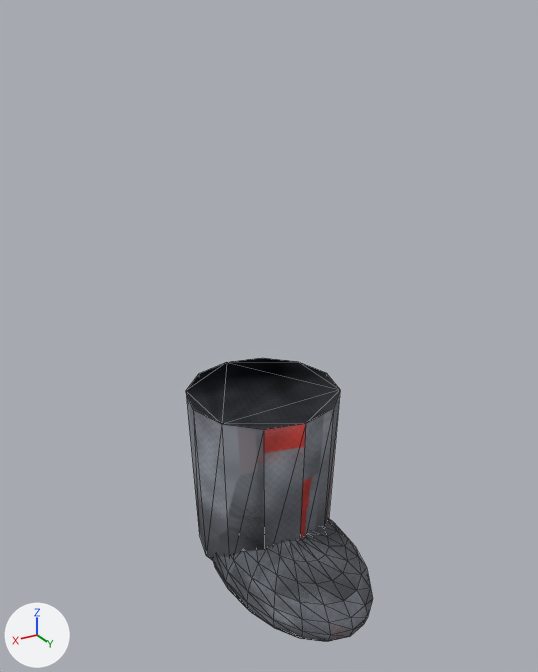
An edit to the glTF model assets/models/wear_boots.glb, drawn before and after from the same camera.
Rendered twice from a 50 mm lens placed at (0.458, 0.779, 0.318), pointed at (0.013, 0.038, -0.053). The lights are fixed; the arrows at lower left show +X, +Y and +Z. The older version comes first. Mesh edges are drawn as thin lines. Vertices at exactly the same position are counted once.

In view in the first picture: 'BootL', 'BootR'.
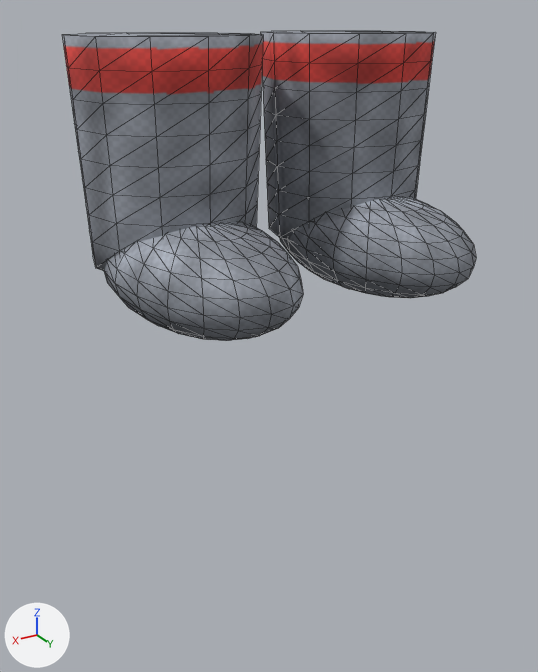
Pixel boxes (x1, y1, x2, y2) of what changed, in the pictures (538 x 672 px; the box of a moved part takes in the faces that stretch with it):
'BootL', reshaped (15% wider)
    before: (186, 358, 373, 642)
    after: (260, 30, 476, 298)
'BootR', reshaped
    before: (215, 394, 370, 641)
    after: (62, 32, 303, 341)
part 1 of me_bootl, moved or reshaped
    before: (213, 518, 373, 642)
    after: (280, 196, 476, 298)
part 2 of me_bootl, added
    after: (260, 30, 435, 240)
part 3 of me_bootl, deleted
    before: (186, 358, 340, 561)
part 4 of me_bootr, moved or reshaped
    before: (215, 525, 370, 641)
    after: (104, 222, 303, 341)
part 5 of me_bootr, added
    after: (62, 32, 263, 271)
part 6 of me_bootr, deleted
    before: (235, 394, 339, 553)

Edits to the bpy script that builds the scene:
```text
Change me_bootl:
    used by ob_bootl; location = (0.0, 0.0, 0.0)
    remove me_bootl.from_pydata(...)  # 246 vertices, 484 faces; spans x -0.105..0.105, y -0.105..0.22, z -0.45..-0.15
    add me_bootl.from_pydata(...)  # 330 vertices, 652 faces; spans x -0.225..-0.015, y -0.105..0.22, z 0.0..0.3
    me_bootl part 1: the loose piece of 222 vertices spanning x -0.095..0.095, y -0.1..0.22, z -0.45..-0.33 is moved by (-0.12, 0.0, 0.45)
    me_bootl part 2: a new loose piece of 108 vertices spanning x -0.225..-0.015, y -0.105..0.105, z 0.06..0.3, in mat_wear_boots_mat (picture img_wear_boots_albedo)
    me_bootl part 3: the loose piece of 24 vertices spanning x -0.105..0.105, y -0.105..0.105, z -0.39..-0.15 is deleted
Change me_bootr:
    used by ob_bootr; location = (0.0, 0.0, 0.0)
    remove me_bootr.from_pydata(...)  # 246 vertices, 484 faces; spans x -0.105..0.105, y -0.105..0.22, z -0.45..-0.15
    add me_bootr.from_pydata(...)  # 330 vertices, 652 faces; spans x 0.015..0.225, y -0.105..0.22, z 0.0..0.3
    me_bootr part 4: the loose piece of 222 vertices spanning x -0.095..0.095, y -0.1..0.22, z -0.45..-0.33 is moved by (0.12, 0.0, 0.45)
    me_bootr part 5: a new loose piece of 108 vertices spanning x 0.015..0.225, y -0.105..0.105, z 0.06..0.3, in mat_wear_boots_mat (picture img_wear_boots_albedo)
    me_bootr part 6: the loose piece of 24 vertices spanning x -0.105..0.105, y -0.105..0.105, z -0.39..-0.15 is deleted
```
